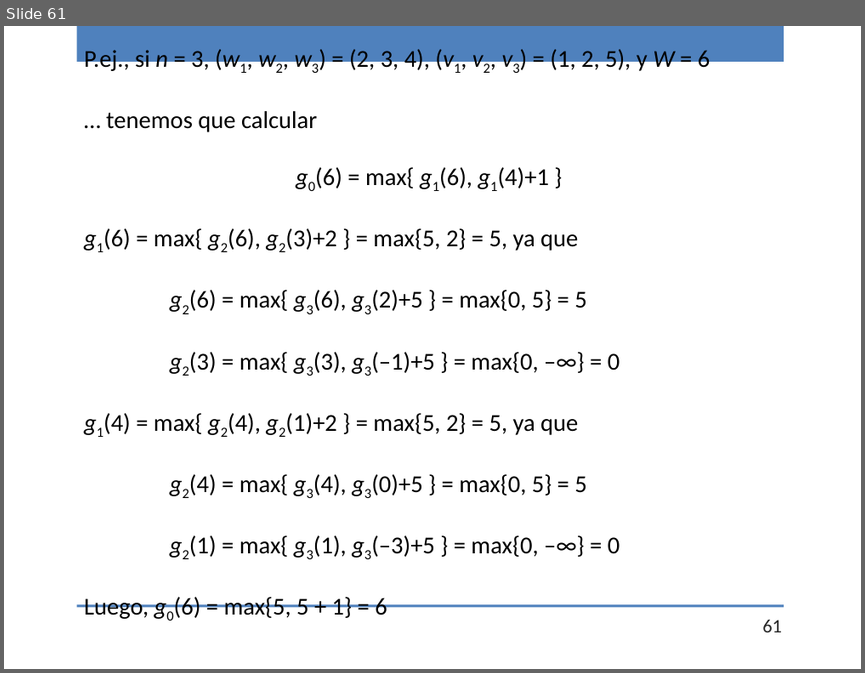
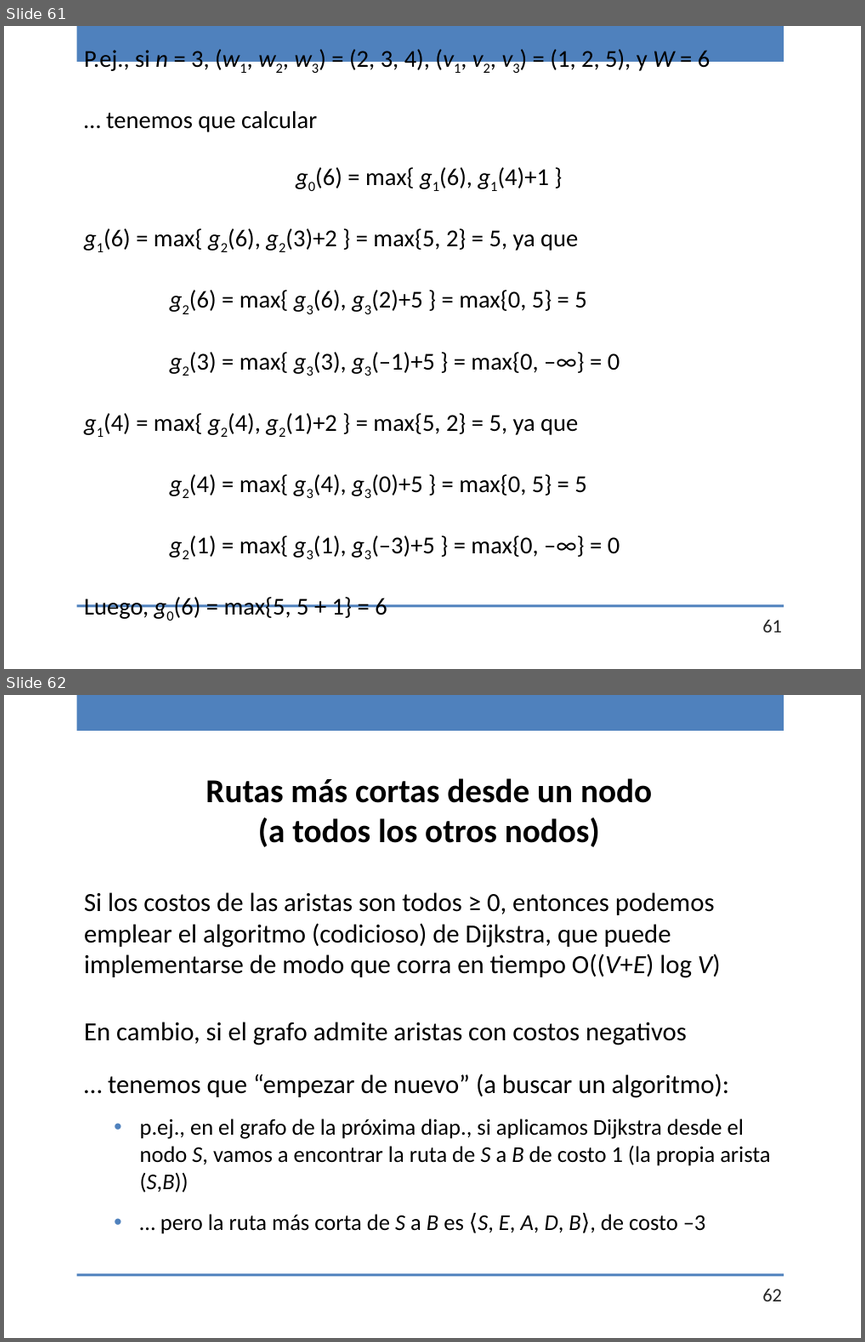
Before and after one commit to chris-carstens/2020-2, a slide deck: Clases/19 - Programación Dinámica/19-ProgDinámica.pptx. Shown one above the other, each under a label of ours: slide 61 before the commit, slides 61 and 62 after it. The pictures are 865x673 and 865x1342 pixels, drawn with LibreOffice and Linux fonts; fonts in the diff are those of the drawing. Boxes give left, top, right and bottom in pixels: in the first picture for what was removed or moved away, otherwise in the second. Text is boxed around its words. In the diff, an @@ line names an element or a change of style, - is before the commit and + after.

```diff
--- a/Clases/19 - Programación Dinámica/19-ProgDinámica.pptx
+++ b/Clases/19 - Programación Dinámica/19-ProgDinámica.pptx
@@ slide 62 added at bbox=[4, 695, 861, 1338], background #FFFFFF; not listed: 2 template elements that a slide beside it also shows @@
@@ text added at bbox=[84, 778, 770, 1234], 22 pt, text #000000 @@
+Rutas más cortas desde un nodo
+(a todos los otros nodos)
+Si los costos de las aristas son todos ≥ 0, entonces podemos emplear el algoritmo (codicioso) de Dijkstra, que puede implementarse de modo que corra en tiempo O((V+E) log V)
+En cambio, si el grafo admite aristas con costos negativos
+… tenemos que “empezar de nuevo” (a buscar un algoritmo):
+  • p.ej., en el grafo de la próxima diap., si aplicamos Dijkstra desde el nodo S, vamos a encontrar la ruta de S a B de costo 1 (la propia arista (S,B))
+  • … pero la ruta más corta de S a B es ⟨S, E, A, D, B⟩, de costo –3
@@ page number added at bbox=[762, 1288, 782, 1301], 16 pt, text #262626 @@
+62
```
Also in this commit, not shown: 7 slides changed, 28 other slides added, 1 other file.
